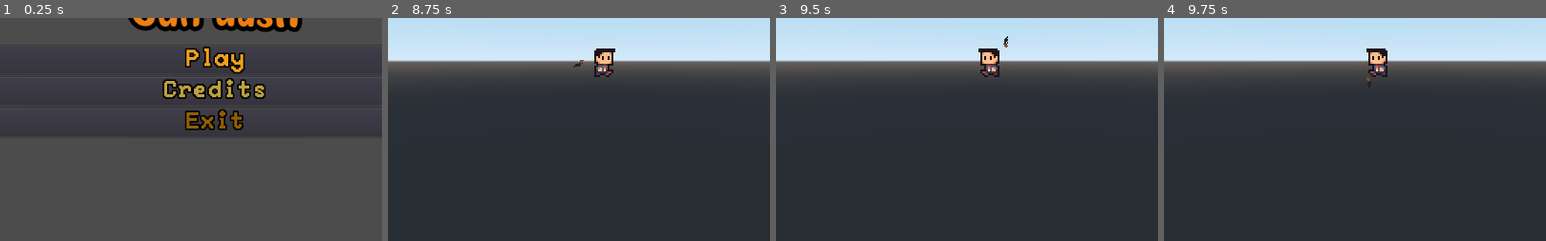
Above: before the commit, frames 1-4 (left to right).
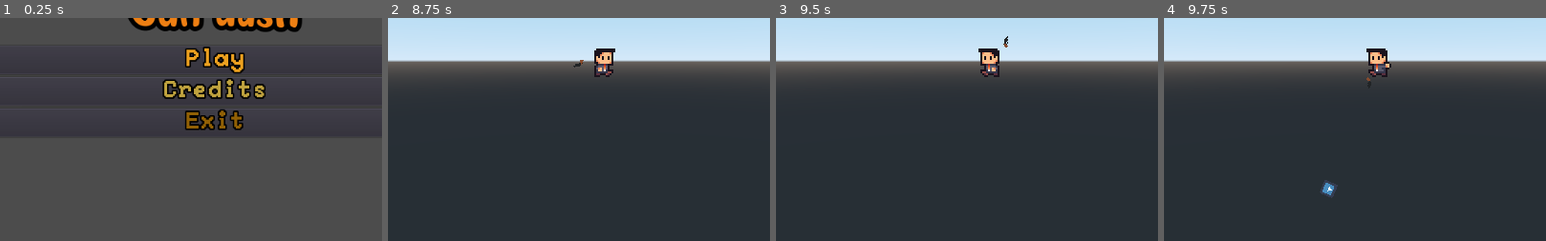
Above: after the commit, the same moments.

Repository: malva28/gun_dash_game
Game: Godot game, scene res://scenes/ui/main_menu.tscn
Same seed, same stepped clock (60 frames per second), same inputs: the game is played once before the commit and once after it. The engine's default icon, where the game draws it, is replaced by a stand-in: a white triangle on a blue panel in a dark square.
Inputs (mouse positions are % of the whole screen's width and height, from its top left):
- Up to frame 1 (0.25 s): no input
- Up to frame 2 (8.75 s): click "Play" at 0.5 s; move the mouse to (72, 45) at 1.27 s; hold D (move_right) 1.28-2.03 s; click (72, 45) at 1.35 s; tap Space (jump) at 1.52, 2.27, 3.77, 4.52, 5.27, 6.77, 7.52, 8.27 s; move the mouse to (30, 55) at 2.02 s; hold A (move_left) 2.03-2.78 s; click (30, 55) at 2.1 s; move the mouse to (60, 28) at 2.77 s; hold D (move_right) 2.78-4.28 s; click (60, 28) at 2.85 s; move the mouse to (45, 70) at 3.52 s; click (45, 70) at 3.6 s; move the mouse to (80, 65) at 4.27 s; hold A (move_left) 4.28-6.53 s; click (80, 65) at 4.35 s; move the mouse to (20, 35) at 5.02 s; click (20, 35) at 5.1 s; move the mouse to (55, 50) at 5.77 s; click (55, 50) at 5.85 s; move the mouse to (35, 25) at 6.52 s; hold D (move_right) from 6.53 s (still down); click (35, 25) at 6.6 s; move the mouse to (72, 45) at 7.27 s; click (72, 45) at 7.35 s; move the mouse to (30, 55) at 8.02 s; click (30, 55) at 8.1 s
- Up to frame 3 (9.5 s): tap Enter at 8.75 s; move the mouse to (60, 28) at 8.77 s; release D (move_right) at 8.78 s; hold A (move_left) from 8.78 s (still down); click (60, 28) at 8.85 s
- Up to frame 4 (9.75 s): keep holding A (move_left); tap Space (jump) at 9.5 s; move the mouse to (45, 70) at 9.52 s; click (45, 70) at 9.6 s
The pictures show only the part of the screen within x 22-72%, y 40-90%; the shares and areas given below are measured in that part.

Frames 1-3 are identical in both runs. In frame 4, 0.3% of the frame differs, in the area x 40-60%, y 19-81%.

Commit message:
heart progress

Diff:
--- a/scenes/hud.gd
+++ b/scenes/hud.gd
@@ -9,10 +9,18 @@
 	hp_label.text = "HP = %d" % hp
 
 export(PackedScene) var Ammo
+export(PackedScene) var Heart
+
+var MAX_HP = 6
+var current_hp = 6
 
 var MAX_AMMO = 5
 var ammo_count = 5
 onready var ammo_display = $VBoxContainer/ammoDisplay
+onready var hp_display = $VBoxContainer/HPDisplay
+
+var current_hearts = []
+var lost_hearts = []
 
 var remaining = []
 var used = []
@@ -24,6 +32,12 @@
 		remaining.push_back(ammo)
 		ammo_display.add_child(ammo)
 
+	for n in range(MAX_HP):
+		var heart = Heart.instance()
+		current_hearts.push_back(heart)
+		hp_display.add_child(heart)
+
+
 func reduce_ammo():
 	if ammo_count > 0:
 		var used_bullet = remaining.pop_back()
@@ -31,7 +45,7 @@
 		used.push_back(used_bullet)
 		print(used_bullet)
 		ammo_count -= 1
-		return ammo_count
+		return true
 	else:
 		return false
 
@@ -48,6 +62,75 @@
 	else:
 		return n
 
+
+func whole_heart_damage():
+	if current_hp > 0:
+		var lost_heart = current_hearts.pop_back()
+		lost_heart.to_empty_heart()
+		lost_hearts.push_back(lost_heart)
+		if current_hp <= 1:
+			current_hp -= 1
+		else:
+			current_hp -= 2
+			if lost_heart.is_half():
+				var top_heart =  current_hearts.back()
+				top_heart.to_half_heart()
+		return true
+	else:
+		return false
+
+func whole_heart_recover():
+	if current_hp < MAX_HP:
+		var top_heart =  current_hearts.back()
+		if current_hp >= MAX_HP-1:
+			top_heart.to_full_heart()
+			current_hp += 1
+		else:
+			var recovered_heart = lost_hearts.pop_back()
+			if top_heart.is_half():
+				top_heart.to_full_heart()
+				recovered_heart.to_half_heart()
+			else:
+				recovered_heart.to_full_heart()
+			current_hearts.push_back(recovered_heart)
+			current_hp += 2
+		return true
+	else:
+		return false
+
+
+func half_heart_damage():
+	if current_hp > 0:
+		var top_heart =  current_hearts.back()
+		if top_heart.is_full():
+			top_heart.to_half_heart()
+
+		else:
+			top_heart.to_empty_heart()
+			lost_hearts.push_back(current_hearts.pop_back())
+		current_hp -= 1
+		return true
+	else:
+		return false
+
+func half_heart_recover():
+	if current_hp < MAX_HP:
+		var top_heart =  current_hearts.back()
+		if top_heart.is_half():
+			top_heart.to_full_heart()
+		else:
+			var recovered_heart = lost_hearts.pop_back()
+			recovered_heart.to_half_heart()
+			current_hearts.push_back(recovered_heart)
+		current_hp += 1
+		return true
+	else:
+		return false
+
+
+
+
+
 # Called every frame. 'delta' is the elapsed time since the previous frame.
 #func _process(delta):
 #	pass
--- a/scenes/hud.tscn
+++ b/scenes/hud.tscn
@@ -1,13 +1,15 @@
-[gd_scene load_steps=3 format=2]
+[gd_scene load_steps=4 format=2]
 
-[ext_resource path="res://scenes/ammoIcon.tscn" type="PackedScene" id=1]
+[ext_resource path="res://scenes/ui/ammoIcon.tscn" type="PackedScene" id=1]
 [ext_resource path="res://scenes/hud.gd" type="Script" id=2]
+[ext_resource path="res://scenes/ui/heartIcon.tscn" type="PackedScene" id=3]
 
 [node name="hud" type="MarginContainer"]
 anchor_right = 1.0
 anchor_bottom = 1.0
 script = ExtResource( 2 )
 Ammo = ExtResource( 1 )
+Heart = ExtResource( 3 )
 
 [node name="VBoxContainer" type="VBoxContainer" parent="."]
 margin_right = 1024.0
@@ -17,6 +19,15 @@
 margin_right = 1024.0
 alignment = 2
 
+[node name="HeartIcon" parent="VBoxContainer/ammoDisplay" instance=ExtResource( 3 )]
+margin_right = 16.0
+margin_bottom = 14.0
+
+[node name="HPDisplay" type="HBoxContainer" parent="VBoxContainer"]
+margin_top = 4.0
+margin_right = 1024.0
+margin_bottom = 4.0
+
 [node name="hp" type="Label" parent="."]
 margin_top = 293.0
 margin_right = 1024.0
--- a/scenes/ammoIcon.gd
+++ b/scenes/ui/ammoIcon.gd
@@ -6,10 +6,6 @@
 onready var anim_tree = $AnimationTree
 onready var playback = anim_tree.get("parameters/playback")
 
-
-# Declare member variables here. Examples:
-# var a = 2
-# var b = "text"
 func disable_ammo():
 	is_active = false
 	playback.travel("faded")
@@ -22,8 +18,3 @@
 func _ready():
 	is_active = true
 	anim_tree.active = true
-
-
-# Called every frame. 'delta' is the elapsed time since the previous frame.
-#func _process(delta):
-#	pass
--- a/scenes/ammoIcon.tscn
+++ b/scenes/ui/ammoIcon.tscn
@@ -1,7 +1,7 @@
 [gd_scene load_steps=19 format=2]
 
 [ext_resource path="res://assets/icons/basic life bars a icons .png" type="Texture" id=1]
-[ext_resource path="res://scenes/ammoIcon.gd" type="Script" id=2]
+[ext_resource path="res://scenes/ui/ammoIcon.gd" type="Script" id=2]
 
 [sub_resource type="AtlasTexture" id=1]
 atlas = ExtResource( 1 )
--- /dev/null
+++ b/scenes/ui/heartIcon.gd
@@ -0,0 +1,35 @@
+extends TextureRect
+
+enum {EMPTY_HEART, HALF_HEART, FULL_HEART}
+
+var heart_status
+
+onready var anim_player = $AnimationPlayer
+onready var anim_tree = $AnimationTree
+onready var playback = anim_tree.get("parameters/playback")
+
+func to_half_heart():
+	heart_status = HALF_HEART
+	playback.travel("heart_half")
+
+func to_full_heart():
+	heart_status = FULL_HEART
+	playback.travel("heart_full")
+
+func to_empty_heart():
+	heart_status = EMPTY_HEART
+	playback.travel("heart_empty")
+
+# Called when the node enters the scene tree for the first time.
+func _ready():
+	heart_status = FULL_HEART
+	anim_tree.active = true
+
+func is_full():
+	return heart_status == FULL_HEART
+
+func is_half():
+	return heart_status == HALF_HEART
+
+func is_empty():
+	return heart_status == EMPTY_HEART
--- /dev/null
+++ b/scenes/ui/heartIcon.tscn
@@ -0,0 +1,634 @@
+[gd_scene load_steps=31 format=2]
+
+[ext_resource path="res://assets/icons/basic life bars a icons .png" type="Texture" id=1]
+[ext_resource path="res://scenes/ui/heartIcon.gd" type="Script" id=2]
+
+[sub_resource type="AtlasTexture" id=1]
+atlas = ExtResource( 1 )
+region = Rect2( 1, 3, 14, 12 )
+
+[sub_resource type="Animation" id=2]
+length = 0.001
+tracks/0/type = "value"
+tracks/0/path = NodePath(".:texture:atlas")
+tracks/0/interp = 1
+tracks/0/loop_wrap = true
+tracks/0/imported = false
+tracks/0/enabled = true
+tracks/0/keys = {
+"times": PoolRealArray( 0 ),
+"transitions": PoolRealArray( 1 ),
+"update": 0,
+"values": [ ExtResource( 1 ) ]
+}
+tracks/1/type = "value"
+tracks/1/path = NodePath(".:texture:region")
+tracks/1/interp = 1
+tracks/1/loop_wrap = true
+tracks/1/imported = false
+tracks/1/enabled = true
+tracks/1/keys = {
+"times": PoolRealArray( 0 ),
+"transitions": PoolRealArray( 1 ),
+"update": 0,
+"values": [ Rect2( 1, 3, 14, 12 ) ]
+}
+tracks/2/type = "value"
+tracks/2/path = NodePath(".:texture")
+tracks/2/interp = 1
+tracks/2/loop_wrap = true
+tracks/2/imported = false
+tracks/2/enabled = true
+tracks/2/keys = {
+"times": PoolRealArray( 0 ),
+"transitions": PoolRealArray( 1 ),
+"update": 0,
+"values": [ SubResource( 1 ) ]
+}
+tracks/3/type = "value"
+tracks/3/path = NodePath(".:texture:resource_path")
+tracks/3/interp = 1
+tracks/3/loop_wrap = true
+tracks/3/imported = false
+tracks/3/enabled = true
+tracks/3/keys = {
+"times": PoolRealArray( 0 ),
+"transitions": PoolRealArray( 1 ),
+"update": 0,
+"values": [ "res://scenes/ui/heartIcon.tscn::1" ]
+}
+tracks/4/type = "value"
+tracks/4/path = NodePath(".:rect_size")
+tracks/4/interp = 1
+tracks/4/loop_wrap = true
+tracks/4/imported = false
+tracks/4/enabled = true
+tracks/4/keys = {
+"times": PoolRealArray( 0 ),
+"transitions": PoolRealArray( 1 ),
+"update": 0,
+"values": [ Vector2( 16, 14 ) ]
+}
+tracks/5/type = "value"
+tracks/5/path = NodePath(".:rect_position")
+tracks/5/interp = 1
+tracks/5/loop_wrap = true
+tracks/5/imported = false
+tracks/5/enabled = true
+tracks/5/keys = {
+"times": PoolRealArray( 0 ),
+"transitions": PoolRealArray( 1 ),
+"update": 0,
+"values": [ Vector2( 0, 0 ) ]
+}
+tracks/6/type = "value"
+tracks/6/path = NodePath(".:rect_scale")
+tracks/6/interp = 1
+tracks/6/loop_wrap = true
+tracks/6/imported = false
+tracks/6/enabled = true
+tracks/6/keys = {
+"times": PoolRealArray( 0 ),
+"transitions": PoolRealArray( 1 ),
+"update": 0,
+"values": [ Vector2( 1, 1 ) ]
+}
+tracks/7/type = "value"
+tracks/7/path = NodePath(".:modulate")
+tracks/7/interp = 1
+tracks/7/loop_wrap = true
+tracks/7/imported = false
+tracks/7/enabled = true
+tracks/7/keys = {
+"times": PoolRealArray( 0 ),
+"transitions": PoolRealArray( 1 ),
+"update": 0,
+"values": [ Color( 1, 1, 1, 1 ) ]
+}
+
+[sub_resource type="Animation" id=6]
+resource_name = "heart_dmg_at_full"
+length = 0.4
+loop = true
+tracks/0/type = "value"
+tracks/0/path = NodePath(".:texture:atlas")
+tracks/0/interp = 1
+tracks/0/loop_wrap = true
+tracks/0/imported = false
+tracks/0/enabled = true
+tracks/0/keys = {
+"times": PoolRealArray( 0 ),
+"transitions": PoolRealArray( 1 ),
+"update": 1,
+"values": [ ExtResource( 1 ) ]
+}
+tracks/1/type = "value"
+tracks/1/path = NodePath(".:texture:region")
+tracks/1/interp = 1
+tracks/1/loop_wrap = true
+tracks/1/imported = false
+tracks/1/enabled = true
+tracks/1/keys = {
+"times": PoolRealArray( 0, 0.1, 0.2, 0.3 ),
+"transitions": PoolRealArray( 1, 1, 1, 1 ),
+"update": 1,
+"values": [ Rect2( 1, 3, 14, 12 ), Rect2( 1, 17, 14, 12 ), Rect2( 1, 3, 14, 12 ), Rect2( 1, 17, 14, 12 ) ]
+}
+tracks/2/type = "value"
+tracks/2/path = NodePath(".:texture")
+tracks/2/interp = 1
+tracks/2/loop_wrap = true
+tracks/2/imported = false
+tracks/2/enabled = true
+tracks/2/keys = {
+"times": PoolRealArray( 0 ),
+"transitions": PoolRealArray( 1 ),
+"update": 1,
+"values": [ SubResource( 1 ) ]
+}
+tracks/3/type = "value"
+tracks/3/path = NodePath(".:modulate")
+tracks/3/interp = 1
+tracks/3/loop_wrap = true
+tracks/3/imported = false
+tracks/3/enabled = true
+tracks/3/keys = {
+"times": PoolRealArray( 0 ),
+"transitions": PoolRealArray( 1 ),
+"update": 0,
+"values": [ Color( 1, 1, 1, 1 ) ]
+}
+tracks/4/type = "value"
+tracks/4/path = NodePath(".:rect_scale")
+tracks/4/interp = 1
+tracks/4/loop_wrap = true
+tracks/4/imported = false
+tracks/4/enabled = true
+tracks/4/keys = {
+"times": PoolRealArray( 0 ),
+"transitions": PoolRealArray( 1 ),
+"update": 0,
+"values": [ Vector2( 1, 1 ) ]
+}
+
+[sub_resource type="Animation" id=7]
+resource_name = "heart_dmg_at_half"
+length = 0.4
+loop = true
+tracks/0/type = "value"
+tracks/0/path = NodePath(".:texture:atlas")
+tracks/0/interp = 1
+tracks/0/loop_wrap = true
+tracks/0/imported = false
+tracks/0/enabled = true
+tracks/0/keys = {
+"times": PoolRealArray( 0 ),
+"transitions": PoolRealArray( 1 ),
+"update": 1,
+"values": [ ExtResource( 1 ) ]
+}
+tracks/1/type = "value"
+tracks/1/path = NodePath(".:texture:region")
+tracks/1/interp = 0
+tracks/1/loop_wrap = true
+tracks/1/imported = false
+tracks/1/enabled = true
+tracks/1/keys = {
+"times": PoolRealArray( 0, 0.1, 0.2, 0.3 ),
+"transitions": PoolRealArray( 1, 1, 1, 1 ),
+"update": 1,
+"values": [ Rect2( 17, 3, 14, 12 ), Rect2( 1, 17, 14, 12 ), Rect2( 17, 3, 14, 12 ), Rect2( 1, 17, 14, 12 ) ]
+}
+tracks/2/type = "value"
+tracks/2/path = NodePath(".:texture")
+tracks/2/interp = 1
+tracks/2/loop_wrap = true
+tracks/2/imported = false
+tracks/2/enabled = true
+tracks/2/keys = {
+"times": PoolRealArray( 0 ),
+"transitions": PoolRealArray( 1 ),
+"update": 1,
+"values": [ SubResource( 1 ) ]
+}
+tracks/3/type = "value"
+tracks/3/path = NodePath(".:texture:resource_path")
+tracks/3/interp = 1
+tracks/3/loop_wrap = true
+tracks/3/imported = false
+tracks/3/enabled = true
+tracks/3/keys = {
+"times": PoolRealArray( 0 ),
+"transitions": PoolRealArray( 1 ),
+"update": 1,
+"values": [ "res://scenes/ui/heartIcon.tscn::1" ]
+}
+tracks/4/type = "value"
+tracks/4/path = NodePath(".:rect_scale")
+tracks/4/interp = 1
+tracks/4/loop_wrap = true
+tracks/4/imported = false
+tracks/4/enabled = true
+tracks/4/keys = {
+"times": PoolRealArray( 0 ),
+"transitions": PoolRealArray( 1 ),
+"update": 0,
+"values": [ Vector2( 1, 1 ) ]
+}
+tracks/5/type = "value"
+tracks/5/path = NodePath(".:modulate")
+tracks/5/interp = 1
+tracks/5/loop_wrap = true
+tracks/5/imported = false
+tracks/5/enabled = true
+tracks/5/keys = {
+"times": PoolRealArray( 0 ),
+"transitions": PoolRealArray( 1 ),
+"update": 0,
+"values": [ Color( 1, 1, 1, 1 ) ]
+}
+
+[sub_resource type="Animation" id=3]
+resource_name = "heart_empty"
+tracks/0/type = "value"
+tracks/0/path = NodePath(".:texture:atlas")
+tracks/0/interp = 1
+tracks/0/loop_wrap = true
+tracks/0/imported = false
+tracks/0/enabled = true
+tracks/0/keys = {
+"times": PoolRealArray( 0 ),
+"transitions": PoolRealArray( 1 ),
+"update": 1,
+"values": [ ExtResource( 1 ) ]
+}
+tracks/1/type = "value"
+tracks/1/path = NodePath(".:texture:region")
+tracks/1/interp = 1
+tracks/1/loop_wrap = true
+tracks/1/imported = false
+tracks/1/enabled = true
+tracks/1/keys = {
+"times": PoolRealArray( 0 ),
+"transitions": PoolRealArray( 1 ),
+"update": 0,
+"values": [ Rect2( 17, 18, 14, 12 ) ]
+}
+tracks/2/type = "value"
+tracks/2/path = NodePath(".:texture")
+tracks/2/interp = 1
+tracks/2/loop_wrap = true
+tracks/2/imported = false
+tracks/2/enabled = true
+tracks/2/keys = {
+"times": PoolRealArray( 0 ),
+"transitions": PoolRealArray( 1 ),
+"update": 1,
+"values": [ SubResource( 1 ) ]
+}
+tracks/3/type = "value"
+tracks/3/path = NodePath(".:modulate")
+tracks/3/interp = 1
+tracks/3/loop_wrap = true
+tracks/3/imported = false
+tracks/3/enabled = true
+tracks/3/keys = {
+"times": PoolRealArray( 0 ),
+"transitions": PoolRealArray( 1 ),
+"update": 0,
+"values": [ Color( 1, 1, 1, 1 ) ]
+}
+tracks/4/type = "value"
+tracks/4/path = NodePath(".:rect_scale")
+tracks/4/interp = 1
+tracks/4/loop_wrap = true
+tracks/4/imported = false
+tracks/4/enabled = true
+tracks/4/keys = {
+"times": PoolRealArray( 0 ),
+"transitions": PoolRealArray( 1 ),
+"update": 0,
+"values": [ Vector2( 1, 1 ) ]
+}
+
+[sub_resource type="Animation" id=4]
+resource_name = "heart_full"
+tracks/0/type = "value"
+tracks/0/path = NodePath(".:texture:atlas")
+tracks/0/interp = 1
+tracks/0/loop_wrap = true
+tracks/0/imported = false
+tracks/0/enabled = true
+tracks/0/keys = {
+"times": PoolRealArray( 0 ),
+"transitions": PoolRealArray( 1 ),
+"update": 1,
+"values": [ ExtResource( 1 ) ]
+}
+tracks/1/type = "value"
+tracks/1/path = NodePath(".:texture:region")
+tracks/1/interp = 1
+tracks/1/loop_wrap = true
+tracks/1/imported = false
+tracks/1/enabled = true
+tracks/1/keys = {
+"times": PoolRealArray( 0 ),
+"transitions": PoolRealArray( 1 ),
+"update": 0,
+"values": [ Rect2( 1, 3, 14, 12 ) ]
+}
+tracks/2/type = "value"
+tracks/2/path = NodePath(".:texture")
+tracks/2/interp = 1
+tracks/2/loop_wrap = true
+tracks/2/imported = false
+tracks/2/enabled = true
+tracks/2/keys = {
+"times": PoolRealArray( 0 ),
+"transitions": PoolRealArray( 1 ),
+"update": 1,
+"values": [ SubResource( 1 ) ]
+}
+tracks/3/type = "value"
+tracks/3/path = NodePath(".:rect_scale")
+tracks/3/interp = 1
+tracks/3/loop_wrap = true
+tracks/3/imported = false
+tracks/3/enabled = true
+tracks/3/keys = {
+"times": PoolRealArray( 0 ),
+"transitions": PoolRealArray( 1 ),
+"update": 0,
+"values": [ Vector2( 1, 1 ) ]
+}
+tracks/4/type = "value"
+tracks/4/path = NodePath(".:modulate")
+tracks/4/interp = 1
+tracks/4/loop_wrap = true
+tracks/4/imported = false
+tracks/4/enabled = true
+tracks/4/keys = {
+"times": PoolRealArray( 0 ),
+"transitions": PoolRealArray( 1 ),
+"update": 0,
+"values": [ Color( 1, 1, 1, 1 ) ]
+}
+
+[sub_resource type="Animation" id=5]
+resource_name = "heart_half"
+tracks/0/type = "value"
+tracks/0/path = NodePath(".:texture:atlas")
+tracks/0/interp = 1
+tracks/0/loop_wrap = true
+tracks/0/imported = false
+tracks/0/enabled = true
+tracks/0/keys = {
+"times": PoolRealArray( 0 ),
+"transitions": PoolRealArray( 1 ),
+"update": 1,
+"values": [ ExtResource( 1 ) ]
+}
+tracks/1/type = "value"
+tracks/1/path = NodePath(".:texture:region")
+tracks/1/interp = 1
+tracks/1/loop_wrap = true
+tracks/1/imported = false
+tracks/1/enabled = true
+tracks/1/keys = {
+"times": PoolRealArray( 0 ),
+"transitions": PoolRealArray( 1 ),
+"update": 0,
+"values": [ Rect2( 17, 3, 14, 12 ) ]
+}
+tracks/2/type = "value"
+tracks/2/path = NodePath(".:texture")
+tracks/2/interp = 1
+tracks/2/loop_wrap = true
+tracks/2/imported = false
+tracks/2/enabled = true
+tracks/2/keys = {
+"times": PoolRealArray( 0 ),
+"transitions": PoolRealArray( 1 ),
+"update": 1,
+"values": [ SubResource( 1 ) ]
+}
+tracks/3/type = "value"
+tracks/3/path = NodePath(".:modulate")
+tracks/3/interp = 1
+tracks/3/loop_wrap = true
+tracks/3/imported = false
+tracks/3/enabled = true
+tracks/3/keys = {
+"times": PoolRealArray( 0 ),
+"transitions": PoolRealArray( 1 ),
+"update": 0,
+"values": [ Color( 1, 1, 1, 1 ) ]
+}
+tracks/4/type = "value"
+tracks/4/path = NodePath(".:rect_scale")
+tracks/4/interp = 1
+tracks/4/loop_wrap = true
+tracks/4/imported = false
+tracks/4/enabled = true
+tracks/4/keys = {
+"times": PoolRealArray( 0 ),
+"transitions": PoolRealArray( 1 ),
+"update": 0,
+"values": [ Vector2( 1, 1 ) ]
+}
+
+[sub_resource type="Animation" id=20]
+resource_name = "heart_heal_to_full"
+length = 0.5
+loop = true
+tracks/0/type = "value"
+tracks/0/path = NodePath(".:texture:atlas")
+tracks/0/interp = 1
+tracks/0/loop_wrap = true
+tracks/0/imported = false
+tracks/0/enabled = true
+tracks/0/keys = {
+"times": PoolRealArray( 0 ),
+"transitions": PoolRealArray( 1 ),
+"update": 1,
+"values": [ ExtResource( 1 ) ]
+}
+tracks/1/type = "value"
+tracks/1/path = NodePath(".:texture:region")
+tracks/1/interp = 1
+tracks/1/loop_wrap = true
+tracks/1/imported = false
+tracks/1/enabled = true
+tracks/1/keys = {
+"times": PoolRealArray( 0 ),
+"transitions": PoolRealArray( 1 ),
+"update": 0,
+"values": [ Rect2( 1, 3, 14, 12 ) ]
+}
+tracks/2/type = "value"
+tracks/2/path = NodePath(".:rect_scale")
+tracks/2/interp = 2
+tracks/2/loop_wrap = true
+tracks/2/imported = false
+tracks/2/enabled = true
+tracks/2/keys = {
+"times": PoolRealArray( 0.0102898, 0.2, 0.4 ),
+"transitions": PoolRealArray( 1, 1, 1 ),
+"update": 0,
+"values": [ Vector2( 1, 1 ), Vector2( 1.3, 1.3 ), Vector2( 1, 1 ) ]
+}
+tracks/3/type = "value"
+tracks/3/path = NodePath(".:modulate")
+tracks/3/interp = 1
+tracks/3/loop_wrap = true
+tracks/3/imported = false
+tracks/3/enabled = true
+tracks/3/keys = {
+"times": PoolRealArray( 0, 0.2, 0.4 ),
+"transitions": PoolRealArray( 1, 1, 1 ),
+"update": 0,
+"values": [ Color( 1, 1, 1, 1 ), Color( 1, 0.776471, 0.890196, 1 ), Color( 1, 1, 1, 1 ) ]
+}
+
+[sub_resource type="Animation" id=21]
+resource_name = "heart_heal_to_half"
+length = 0.5
+loop = true
+tracks/0/type = "value"
+tracks/0/path = NodePath(".:texture:atlas")
+tracks/0/interp = 1
+tracks/0/loop_wrap = true
+tracks/0/imported = false
+tracks/0/enabled = true
+tracks/0/keys = {
+"times": PoolRealArray( 0 ),
+"transitions": PoolRealArray( 1 ),
+"update": 1,
+"values": [ ExtResource( 1 ) ]
+}
+tracks/1/type = "value"
+tracks/1/path = NodePath(".:texture:region")
+tracks/1/interp = 1
+tracks/1/loop_wrap = true
+tracks/1/imported = false
+tracks/1/enabled = true
+tracks/1/keys = {
+"times": PoolRealArray( 0 ),
+"transitions": PoolRealArray( 1 ),
+"update": 0,
+"values": [ Rect2( 17, 3, 14, 12 ) ]
+}
+tracks/2/type = "value"
+tracks/2/path = NodePath(".:rect_scale")
+tracks/2/interp = 2
+tracks/2/loop_wrap = true
+tracks/2/imported = false
+tracks/2/enabled = true
+tracks/2/keys = {
+"times": PoolRealArray( 0.0102898, 0.2, 0.4 ),
+"transitions": PoolRealArray( 1, 1, 1 ),
+"update": 0,
+"values": [ Vector2( 1, 1 ), Vector2( 1.3, 1.3 ), Vector2( 1, 1 ) ]
+}
+tracks/3/type = "value"
+tracks/3/path = NodePath(".:modulate")
+tracks/3/interp = 1
+tracks/3/loop_wrap = true
+tracks/3/imported = false
+tracks/3/enabled = true
+tracks/3/keys = {
+"times": PoolRealArray( 0, 0.2, 0.4 ),
+"transitions": PoolRealArray( 1, 1, 1 ),
+"update": 0,
+"values": [ Color( 1, 1, 1, 1 ), Color( 1, 0.776471, 0.890196, 1 ), Color( 1, 1, 1, 1 ) ]
+}
+
+[sub_resource type="AnimationNodeAnimation" id=8]
+animation = "heart_dmg_at_full"
+
+[sub_resource type="AnimationNodeAnimation" id=9]
+animation = "heart_dmg_at_half"
+
+[sub_resource type="AnimationNodeAnimation" id=10]
+animation = "heart_empty"
+
+[sub_resource type="AnimationNodeAnimation" id=11]
+animation = "heart_full"
+
+[sub_resource type="AnimationNodeAnimation" id=12]
+animation = "heart_half"
+
+[sub_resource type="AnimationNodeAnimation" id=22]
+animation = "heart_heal_to_full"
+
+[sub_resource type="AnimationNodeAnimation" id=23]
+animation = "heart_heal_to_half"
+
+[sub_resource type="AnimationNodeStateMachineTransition" id=13]
+
+[sub_resource type="AnimationNodeStateMachineTransition" id=14]
+switch_mode = 2
+
+[sub_resource type="AnimationNodeStateMachineTransition" id=15]
+switch_mode = 2
+
+[sub_resource type="AnimationNodeStateMachineTransition" id=16]
+switch_mode = 2
+
+[sub_resource type="AnimationNodeStateMachineTransition" id=17]
+
+[sub_resource type="AnimationNodeStateMachineTransition" id=24]
+
+[sub_resource type="AnimationNodeStateMachineTransition" id=25]
+
+[sub_resource type="AnimationNodeStateMachineTransition" id=26]
+switch_mode = 2
+
+[sub_resource type="AnimationNodeStateMachineTransition" id=27]
+switch_mode = 2
+
+[sub_resource type="AnimationNodeStateMachineTransition" id=28]
+
+[sub_resource type="AnimationNodeStateMachine" id=18]
+states/heart_dmg_at_full/node = SubResource( 8 )
+states/heart_dmg_at_full/position = Vector2( 368, 268 )
+states/heart_dmg_at_half/node = SubResource( 9 )
+states/heart_dmg_at_half/position = Vector2( 659, 268 )
+states/heart_empty/node = SubResource( 10 )
+states/heart_empty/position = Vector2( 847, 121 )
+states/heart_full/node = SubResource( 11 )
+states/heart_full/position = Vector2( 173, 113 )
+states/heart_half/node = SubResource( 12 )
+states/heart_half/position = Vector2( 509, 121 )
+states/heart_heal_to_full/node = SubResource( 22 )
+states/heart_heal_to_full/position = Vector2( 368, -16 )
+states/heart_heal_to_half/node = SubResource( 23 )
+states/heart_heal_to_half/position = Vector2( 659, -16 )
+transitions = [ "heart_full", "heart_dmg_at_full", SubResource( 13 ), "heart_dmg_at_full", "heart_half", SubResource( 14 ), "heart_dmg_at_full", "heart_empty", SubResource( 15 ), "heart_dmg_at_half", "heart_empty", SubResource( 16 ), "heart_half", "heart_dmg_at_half", SubResource( 17 ), "heart_empty", "heart_heal_to_half", SubResource( 24 ), "heart_empty", "heart_heal_to_full", SubResource( 25 ), "heart_heal_to_full", "heart_full", SubResource( 26 ), "heart_heal_to_half", "heart_half", SubResource( 27 ), "heart_half", "heart_heal_to_full", SubResource( 28 ) ]
+start_node = "heart_full"
+graph_offset = Vector2( 0, -82.9927 )
+
+[sub_resource type="AnimationNodeStateMachinePlayback" id=19]
+
+[node name="HeartIcon" type="TextureRect"]
+margin_right = 32.0
+margin_bottom = 28.0
+rect_pivot_offset = Vector2( 7, 6 )
+texture = SubResource( 1 )
+expand = true
+script = ExtResource( 2 )
+
+[node name="AnimationPlayer" type="AnimationPlayer" parent="."]
+anims/RESET = SubResource( 2 )
+anims/heart_dmg_at_full = SubResource( 6 )
+anims/heart_dmg_at_half = SubResource( 7 )
+anims/heart_empty = SubResource( 3 )
+anims/heart_full = SubResource( 4 )
+anims/heart_half = SubResource( 5 )
+anims/heart_heal_to_full = SubResource( 20 )
+anims/heart_heal_to_half = SubResource( 21 )
+
+[node name="AnimationTree" type="AnimationTree" parent="."]
+tree_root = SubResource( 18 )
+anim_player = NodePath("../AnimationPlayer")
+parameters/playback = SubResource( 19 )
